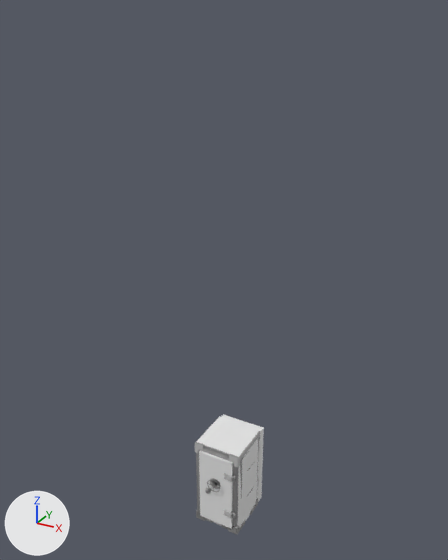
Renders of the Blender file assets/units/pd2_mod_zombies/equipment/weapon_buy_safe/weapon_buy_safe.blend from each side of a commit.
Before and after are seen from a 50 mm lens placed at (5.11, -9.37, 10.37), pointed at (-0.39, 0.62, 5.37). Arrows for +X, +Y and +Z are at lower left; the lights stay in place.

Objects in the first picture: 'c_box', 'c_door', 'c_funpolice', 'g_g'.
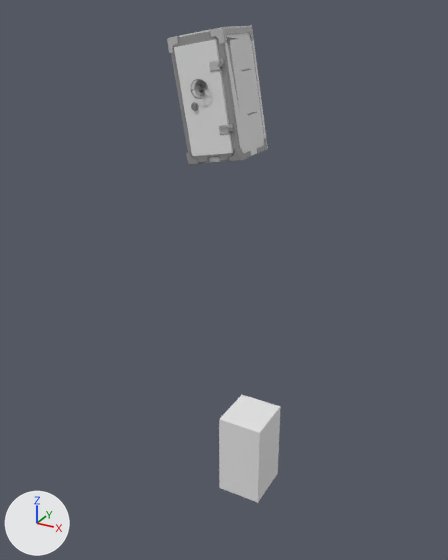
ob_anim_spawn is not drawn itself; it is the parent of ob_anim_door, ob_c_box, ob_g_g.

Location of each change, (x1, y1, x2, y2) in pixels of the pictures (448 x 560 px; the box of a moved part takes in the faces that stretch with it):
'c_door', moved, turned
    before: (199, 451, 233, 529)
    after: (174, 39, 233, 156)
'c_box', moved, turned
    before: (196, 416, 260, 527)
    after: (170, 25, 268, 163)
'c_funpolice', mesh rescaled (47% wider, 22% taller)
    before: (222, 414, 264, 502)
    after: (219, 395, 281, 503)
'g_g', moved, turned
    before: (195, 418, 260, 534)
    after: (167, 26, 268, 165)
'g_door', moved, turned
    before: (210, 473, 233, 518)
    after: (194, 60, 232, 135)
'g_door_handle', moved, turned
    before: (207, 479, 220, 492)
    after: (190, 79, 207, 99)
'g_door_combo', moved, turned
    before: (205, 488, 211, 494)
    after: (191, 102, 199, 111)
part 1 of me_cube_001, moved or reshaped
    before: (222, 414, 264, 502)
    after: (220, 395, 281, 502)

What changed in the scene script:
```text
Change me_cube_001:
    where me_cube_001.from_pydata(...)  # 8 vertices, 6 faces; spans x -0.5..0.5, y -0.1..0.1, z -0.98..0.98
    used by ob_c_funpolice; parent = ob_anim_funpolice; location = (0.0, 0.0, 0.0)
    me_cube_001 part 1: the whole mesh is scaled about its middle by (1, 5.5, 1), then moved by (0.0, 0.45, 0.0)
Change ob_anim_spawn:
    ob_anim_spawn.location: (0.0, 0.0, 0.0) -> (0.0, 0.0, 8.0)
    ob_anim_spawn.rotation_euler: (0.0, 0.0, 0.0) -> (0.0, -0.175, 0.0)  # degrees (0, 0, 0) -> degrees (0, -10, 0)
```
